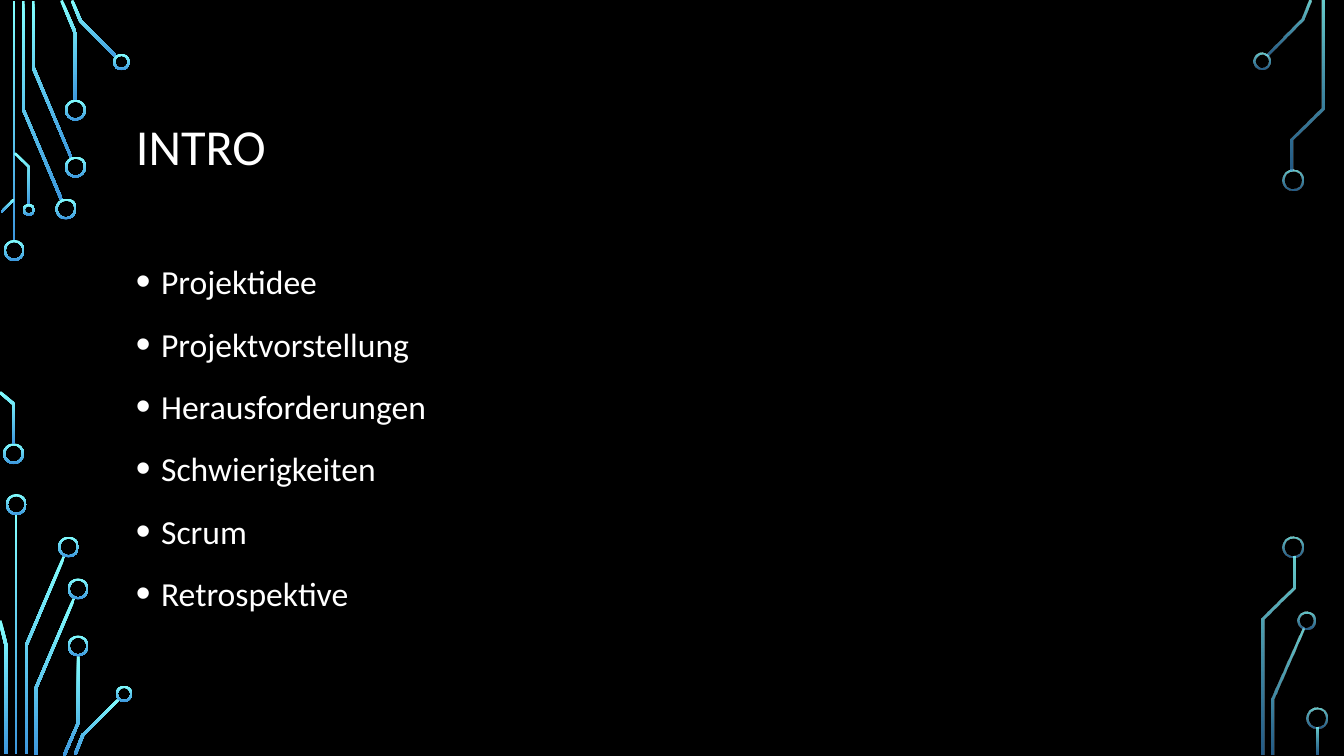
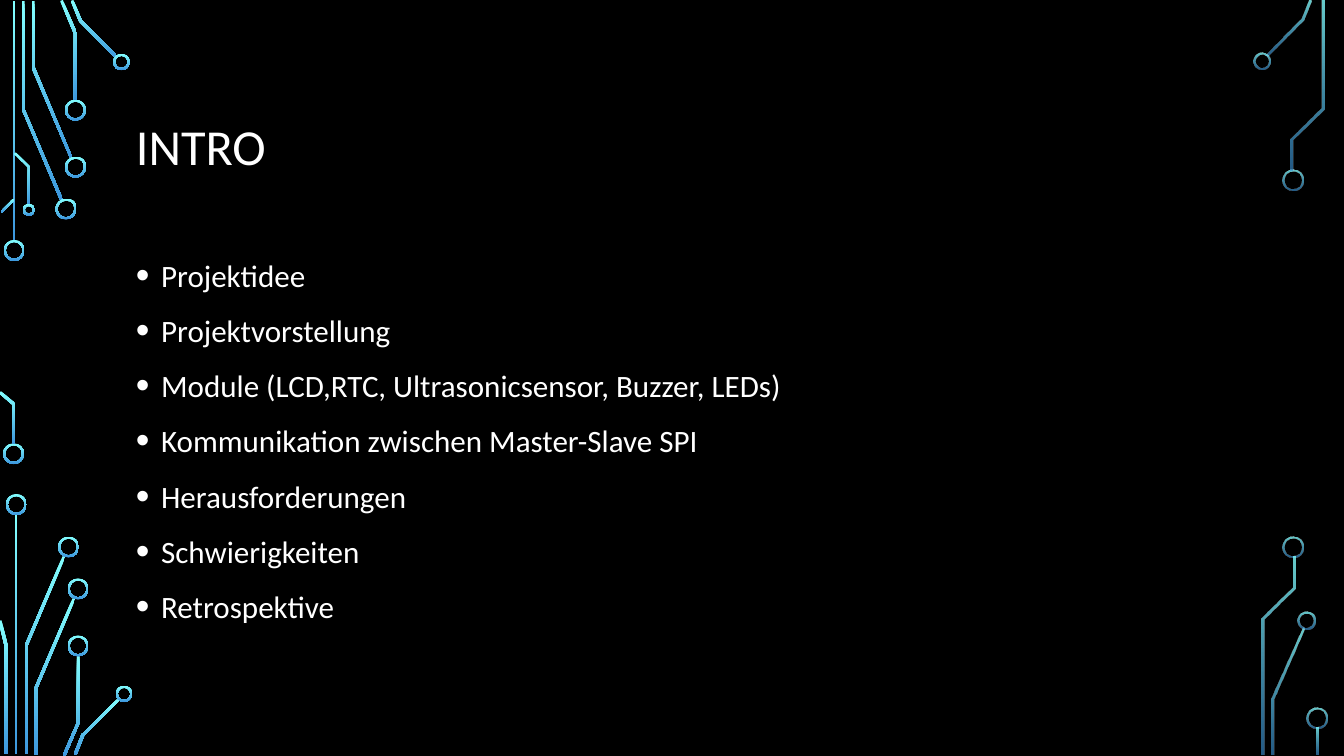
Before and after one commit to FitimFaiku/smart_traffic_light, a slide deck: slide 2 of Projektpräsentation.pptx. Drawn at 1344x756 pixels with LibreOffice and Linux fonts; fonts in the diff are those of the drawing; background and template pictures are left out. Boxes give left, top, right and bottom in pixels: in the first picture for what was removed or moved away, otherwise in the second. Text is boxed around its words. In the diff, an @@ line names an element or a change of style, - is before the commit and + after.

```diff
--- a/Projektpräsentation.pptx
+++ b/Projektpräsentation.pptx
@@ text at [161,265,406,623]: size 24 to 22.2 pt in "Projektidee", "Projektvorstellung", "Herausforderungen", "Schwierigkeiten" and 1 more places; line spacing 1.2 to 1.1 @@
@@ text at [161,374,781,453]: paragraphs added @@
+• Module (LCD,RTC, Ultrasonicsensor, Buzzer, LEDs)
+• Kommunikation zwischen Master-Slave SPI
@@ text at [161,522,247,545]: paragraph removed @@
-• Scrum
```
Also in this commit, not shown: 2 slides added.
